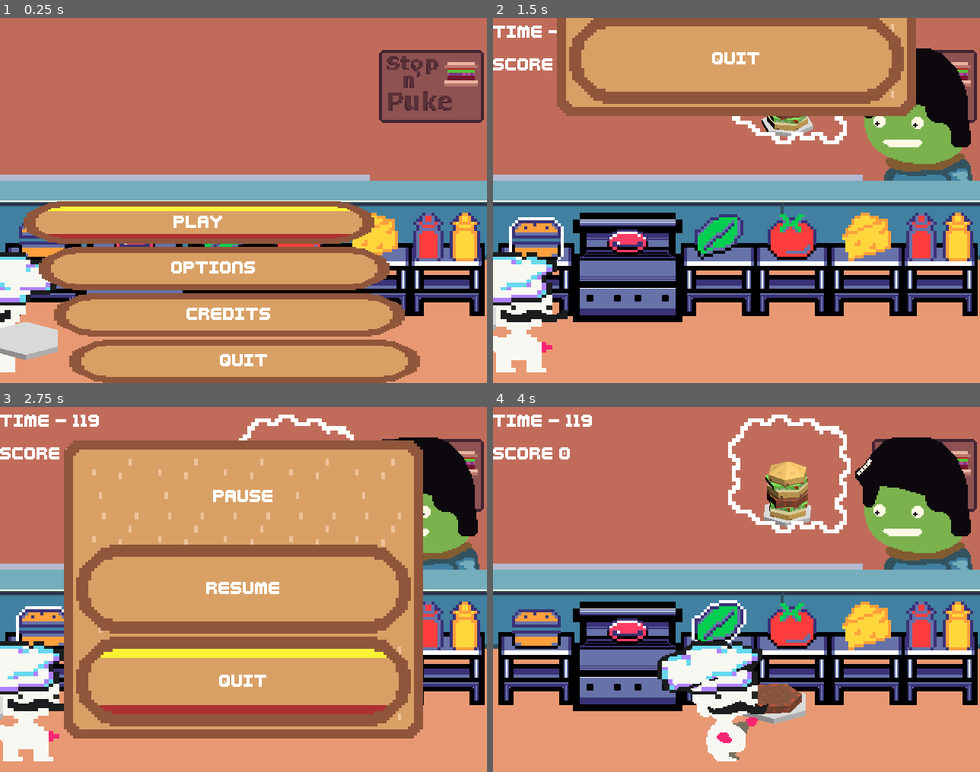
Above: before the commit, frames 1-4 (two rows, left to right).
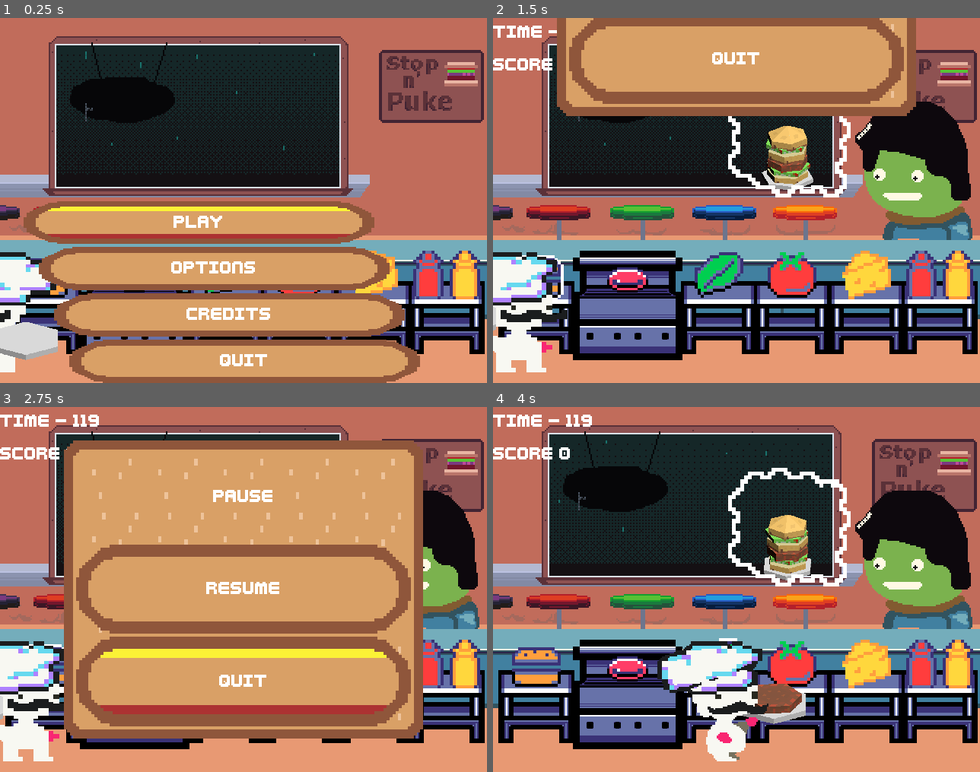
Above: after the commit, the same moments.

Repository: LettucePie/burgert
Game: Godot game, scene res://scenes/play.tscn
Same seed, same stepped clock (60 frames per second), same inputs: the game is played once before the commit and once after it.
Inputs:
- Up to frame 1 (0.25 s): no input
- Up to frame 2 (1.5 s): click "Play" at 0.5 s; tap Enter (menu) at 1.25 s; hold Right (right) from 1.28 s (still down); tap Z (confirm) at 1.35 s
- Up to frame 3 (2.75 s): release Right (right) at 2.03 s; hold Down (down) from 2.03 s (still down); tap C (special1) at 2.1 s
- Up to frame 4 (4 s): release Down (down) at 2.75 s; click "RESUME" at 2.75 s; hold Right (right) from 3.53 s (still down); tap Z (confirm) at 3.6 s

The runs differ from the first frame. In frame 1, 42% of the frame differs, in the area x 0-100%, y 5-93%; in frame 2, 57%; in frame 3, 17%; in frame 4, 70%, in the area x 0-100%, y 2-94%.

Commit message:
adjusting kitchen for new visual

Diff:
--- /dev/null
+++ b/assets/resources/sprites/kitchen_sign_spriteframes.tres
@@ -0,0 +1,137 @@
+[gd_resource type="SpriteFrames" load_steps=20 format=3 uid="uid://8n3ejah1lcnb"]
+
+[ext_resource type="Texture2D" uid="uid://c0a8tcwo7sn5b" path="res://assets/sprites/game/kitchen/Restaurant_2_neon_sign_spritesheet.png" id="2_ir5wq"]
+
+[sub_resource type="AtlasTexture" id="AtlasTexture_bkbme"]
+atlas = ExtResource("2_ir5wq")
+region = Rect2(0, 0, 320, 240)
+
+[sub_resource type="AtlasTexture" id="AtlasTexture_hv7nf"]
+atlas = ExtResource("2_ir5wq")
+region = Rect2(320, 0, 320, 240)
+
+[sub_resource type="AtlasTexture" id="AtlasTexture_q2c3d"]
+atlas = ExtResource("2_ir5wq")
+region = Rect2(640, 0, 320, 240)
+
+[sub_resource type="AtlasTexture" id="AtlasTexture_j34gm"]
+atlas = ExtResource("2_ir5wq")
+region = Rect2(960, 0, 320, 240)
+
+[sub_resource type="AtlasTexture" id="AtlasTexture_sap00"]
+atlas = ExtResource("2_ir5wq")
+region = Rect2(1280, 0, 320, 240)
+
+[sub_resource type="AtlasTexture" id="AtlasTexture_ubm0p"]
+atlas = ExtResource("2_ir5wq")
+region = Rect2(1600, 0, 320, 240)
+
+[sub_resource type="AtlasTexture" id="AtlasTexture_v7367"]
+atlas = ExtResource("2_ir5wq")
+region = Rect2(1920, 0, 320, 240)
+
+[sub_resource type="AtlasTexture" id="AtlasTexture_007qv"]
+atlas = ExtResource("2_ir5wq")
+region = Rect2(2240, 0, 320, 240)
+
+[sub_resource type="AtlasTexture" id="AtlasTexture_po3im"]
+atlas = ExtResource("2_ir5wq")
+region = Rect2(2560, 0, 320, 240)
+
+[sub_resource type="AtlasTexture" id="AtlasTexture_gyjbq"]
+atlas = ExtResource("2_ir5wq")
+region = Rect2(2880, 0, 320, 240)
+
+[sub_resource type="AtlasTexture" id="AtlasTexture_tp3vj"]
+atlas = ExtResource("2_ir5wq")
+region = Rect2(3200, 0, 320, 240)
+
+[sub_resource type="AtlasTexture" id="AtlasTexture_ixyy5"]
+atlas = ExtResource("2_ir5wq")
+region = Rect2(3520, 0, 320, 240)
+
+[sub_resource type="AtlasTexture" id="AtlasTexture_ykc4s"]
+atlas = ExtResource("2_ir5wq")
+region = Rect2(3840, 0, 320, 240)
+
+[sub_resource type="AtlasTexture" id="AtlasTexture_mqaww"]
+atlas = ExtResource("2_ir5wq")
+region = Rect2(4160, 0, 320, 240)
+
+[sub_resource type="AtlasTexture" id="AtlasTexture_7bhl8"]
+atlas = ExtResource("2_ir5wq")
+region = Rect2(4480, 0, 320, 240)
+
+[sub_resource type="AtlasTexture" id="AtlasTexture_jrcop"]
+atlas = ExtResource("2_ir5wq")
+region = Rect2(4800, 0, 320, 240)
+
+[sub_resource type="AtlasTexture" id="AtlasTexture_fp8r3"]
+atlas = ExtResource("2_ir5wq")
+region = Rect2(5120, 0, 320, 240)
+
+[sub_resource type="AtlasTexture" id="AtlasTexture_6fogi"]
+atlas = ExtResource("2_ir5wq")
+region = Rect2(5440, 0, 320, 240)
+
+[resource]
+animations = [{
+"frames": [{
+"duration": 1.0,
+"texture": SubResource("AtlasTexture_bkbme")
+}, {
+"duration": 1.0,
+"texture": SubResource("AtlasTexture_hv7nf")
+}, {
+"duration": 1.0,
+"texture": SubResource("AtlasTexture_q2c3d")
+}, {
+"duration": 1.0,
+"texture": SubResource("AtlasTexture_j34gm")
+}, {
+"duration": 1.0,
+"texture": SubResource("AtlasTexture_sap00")
+}, {
+"duration": 1.0,
+"texture": SubResource("AtlasTexture_ubm0p")
+}, {
+"duration": 1.0,
+"texture": SubResource("AtlasTexture_v7367")
+}, {
+"duration": 1.0,
+"texture": SubResource("AtlasTexture_007qv")
+}, {
+"duration": 1.0,
+"texture": SubResource("AtlasTexture_po3im")
+}, {
+"duration": 1.0,
+"texture": SubResource("AtlasTexture_gyjbq")
+}, {
+"duration": 1.0,
+"texture": SubResource("AtlasTexture_tp3vj")
+}, {
+"duration": 1.0,
+"texture": SubResource("AtlasTexture_ixyy5")
+}, {
+"duration": 1.0,
+"texture": SubResource("AtlasTexture_ykc4s")
+}, {
+"duration": 1.0,
+"texture": SubResource("AtlasTexture_mqaww")
+}, {
+"duration": 1.0,
+"texture": SubResource("AtlasTexture_7bhl8")
+}, {
+"duration": 1.0,
+"texture": SubResource("AtlasTexture_jrcop")
+}, {
+"duration": 1.0,
+"texture": SubResource("AtlasTexture_fp8r3")
+}, {
+"duration": 1.0,
+"texture": SubResource("AtlasTexture_6fogi")
+}],
+"loop": true,
+"name": &"sign",
+"speed": 3.0
+}]
--- /dev/null
+++ b/assets/resources/sprites/kitchen_window_spriteframes.tres
@@ -0,0 +1,137 @@
+[gd_resource type="SpriteFrames" load_steps=20 format=3 uid="uid://di6fbw0pgmqfi"]
+
+[ext_resource type="Texture2D" uid="uid://qx41pa3ddnjg" path="res://assets/sprites/game/kitchen/Restaurant_2_rainy_window_spritesheet.png" id="1_jjoql"]
+
+[sub_resource type="AtlasTexture" id="AtlasTexture_ar002"]
+atlas = ExtResource("1_jjoql")
+region = Rect2(0, 0, 320, 240)
+
+[sub_resource type="AtlasTexture" id="AtlasTexture_xb0l7"]
+atlas = ExtResource("1_jjoql")
+region = Rect2(320, 0, 320, 240)
+
+[sub_resource type="AtlasTexture" id="AtlasTexture_m6xl3"]
+atlas = ExtResource("1_jjoql")
+region = Rect2(640, 0, 320, 240)
+
+[sub_resource type="AtlasTexture" id="AtlasTexture_bubkj"]
+atlas = ExtResource("1_jjoql")
+region = Rect2(960, 0, 320, 240)
+
+[sub_resource type="AtlasTexture" id="AtlasTexture_rr6h2"]
+atlas = ExtResource("1_jjoql")
+region = Rect2(1280, 0, 320, 240)
+
+[sub_resource type="AtlasTexture" id="AtlasTexture_w6tkd"]
+atlas = ExtResource("1_jjoql")
+region = Rect2(1600, 0, 320, 240)
+
+[sub_resource type="AtlasTexture" id="AtlasTexture_7vpw8"]
+atlas = ExtResource("1_jjoql")
+region = Rect2(1920, 0, 320, 240)
+
+[sub_resource type="AtlasTexture" id="AtlasTexture_hvmbu"]
+atlas = ExtResource("1_jjoql")
+region = Rect2(2240, 0, 320, 240)
+
+[sub_resource type="AtlasTexture" id="AtlasTexture_w0bu2"]
+atlas = ExtResource("1_jjoql")
+region = Rect2(2560, 0, 320, 240)
+
+[sub_resource type="AtlasTexture" id="AtlasTexture_5g2s4"]
+atlas = ExtResource("1_jjoql")
+region = Rect2(2880, 0, 320, 240)
+
+[sub_resource type="AtlasTexture" id="AtlasTexture_k3e5f"]
+atlas = ExtResource("1_jjoql")
+region = Rect2(3200, 0, 320, 240)
+
+[sub_resource type="AtlasTexture" id="AtlasTexture_vq4ol"]
+atlas = ExtResource("1_jjoql")
+region = Rect2(3520, 0, 320, 240)
+
+[sub_resource type="AtlasTexture" id="AtlasTexture_p2rx8"]
+atlas = ExtResource("1_jjoql")
+region = Rect2(3840, 0, 320, 240)
+
+[sub_resource type="AtlasTexture" id="AtlasTexture_r0kj5"]
+atlas = ExtResource("1_jjoql")
+region = Rect2(4160, 0, 320, 240)
+
+[sub_resource type="AtlasTexture" id="AtlasTexture_vwd5s"]
+atlas = ExtResource("1_jjoql")
+region = Rect2(4480, 0, 320, 240)
+
+[sub_resource type="AtlasTexture" id="AtlasTexture_h4iop"]
+atlas = ExtResource("1_jjoql")
+region = Rect2(4800, 0, 320, 240)
+
+[sub_resource type="AtlasTexture" id="AtlasTexture_m6ib6"]
+atlas = ExtResource("1_jjoql")
+region = Rect2(5120, 0, 320, 240)
+
+[sub_resource type="AtlasTexture" id="AtlasTexture_lb7kj"]
+atlas = ExtResource("1_jjoql")
+region = Rect2(5440, 0, 320, 240)
+
+[resource]
+animations = [{
+"frames": [{
+"duration": 1.0,
+"texture": SubResource("AtlasTexture_ar002")
+}, {
+"duration": 1.0,
+"texture": SubResource("AtlasTexture_xb0l7")
+}, {
+"duration": 1.0,
+"texture": SubResource("AtlasTexture_m6xl3")
+}, {
+"duration": 1.0,
+"texture": SubResource("AtlasTexture_bubkj")
+}, {
+"duration": 1.0,
+"texture": SubResource("AtlasTexture_rr6h2")
+}, {
+"duration": 1.0,
+"texture": SubResource("AtlasTexture_w6tkd")
+}, {
+"duration": 1.0,
+"texture": SubResource("AtlasTexture_7vpw8")
+}, {
+"duration": 1.0,
+"texture": SubResource("AtlasTexture_hvmbu")
+}, {
+"duration": 1.0,
+"texture": SubResource("AtlasTexture_w0bu2")
+}, {
+"duration": 1.0,
+"texture": SubResource("AtlasTexture_5g2s4")
+}, {
+"duration": 1.0,
+"texture": SubResource("AtlasTexture_k3e5f")
+}, {
+"duration": 1.0,
+"texture": SubResource("AtlasTexture_vq4ol")
+}, {
+"duration": 1.0,
+"texture": SubResource("AtlasTexture_p2rx8")
+}, {
+"duration": 1.0,
+"texture": SubResource("AtlasTexture_r0kj5")
+}, {
+"duration": 1.0,
+"texture": SubResource("AtlasTexture_vwd5s")
+}, {
+"duration": 1.0,
+"texture": SubResource("AtlasTexture_h4iop")
+}, {
+"duration": 1.0,
+"texture": SubResource("AtlasTexture_m6ib6")
+}, {
+"duration": 1.0,
+"texture": SubResource("AtlasTexture_lb7kj")
+}],
+"loop": true,
+"name": &"rainy",
+"speed": 8.0
+}]
--- a/scenes/game/chef.tscn
+++ b/scenes/game/chef.tscn
@@ -600,7 +600,7 @@
 radius = 46.5296
 
 [sub_resource type="ViewportTexture" id="ViewportTexture_sys53"]
-viewport_path = NodePath("burger_portal")
+viewport_path = NodePath(".")
 script = ExtResource("3_fq8hn")
 viewport_path_again = NodePath("../burger_portal")
 
@@ -639,10 +639,10 @@
 [node name="burger_portal" parent="." instance=ExtResource("3_3owfg")]
 
 [node name="right_pos" type="Marker2D" parent="."]
-position = Vector2(92, 16)
+position = Vector2(96, 16)
 
 [node name="left_pos" type="Marker2D" parent="."]
-position = Vector2(-92, 16)
+position = Vector2(-96, 16)
 
 [connection signal="area_entered" from="Area2D" to="." method="_on_area_2d_area_entered"]
 [connection signal="area_exited" from="Area2D" to="." method="_on_area_2d_area_exited"]
--- a/scenes/game/kitchen_a.tscn
+++ b/scenes/game/kitchen_a.tscn
@@ -12,6 +12,8 @@
 [ext_resource type="Texture2D" uid="uid://bxdxvy6nj7cam" path="res://assets/resources/sprites/stove.tres" id="5_0qxmp"]
 [ext_resource type="Texture2D" uid="uid://q1ab3x30ngjg" path="res://assets/resources/sprites/ingredients/bun.tres" id="5_er5ok"]
 [ext_resource type="Texture2D" uid="uid://dephh5h80edxg" path="res://assets/sprites/game/customers/customers__1.png" id="5_jd2jh"]
+[ext_resource type="SpriteFrames" uid="uid://di6fbw0pgmqfi" path="res://assets/resources/sprites/kitchen_window_spriteframes.tres" id="5_t0tu0"]
+[ext_resource type="SpriteFrames" uid="uid://8n3ejah1lcnb" path="res://assets/resources/sprites/kitchen_sign_spriteframes.tres" id="6_8hix3"]
 [ext_resource type="Script" path="res://classes/ViewportTextureSmart.gd" id="6_b3mif"]
 [ext_resource type="Texture2D" uid="uid://glehc4nentpm" path="res://assets/resources/sprites/ingredients/bun_highlight.tres" id="6_xprxa"]
 [ext_resource type="Texture2D" uid="uid://d3vxhubsue53l" path="res://assets/sprites/ui/order-thought-cloud1.png" id="7_nq4e3"]
@@ -55,17 +57,17 @@
 [ext_resource type="Texture2D" uid="uid://crpsas8wed3g8" path="res://assets/sprites/game/kitchen/counter.png" id="36_gcjf7"]
 
 [sub_resource type="ViewportTexture" id="ViewportTexture_gp2sq"]
-viewport_path = NodePath("burger_portal")
+viewport_path = NodePath(".")
 script = ExtResource("6_b3mif")
 viewport_path_again = NodePath("../../../burger_portal")
 
 [sub_resource type="ViewportTexture" id="ViewportTexture_2j35s"]
-viewport_path = NodePath("burger_portal")
+viewport_path = NodePath(".")
 script = ExtResource("6_b3mif")
 viewport_path_again = NodePath("../../../burger_portal")
 
 [sub_resource type="ViewportTexture" id="ViewportTexture_m8mrc"]
-viewport_path = NodePath("burger_portal")
+viewport_path = NodePath(".")
 script = ExtResource("6_b3mif")
 viewport_path_again = NodePath("../../../burger_portal")
 
@@ -100,10 +102,24 @@
 sprite_frames = ExtResource("4_4wkpx")
 animation = &"splat"
 
+[node name="window_anim" type="AnimatedSprite2D" parent="."]
+position = Vector2(320, 240)
+scale = Vector2(2, 2)
+sprite_frames = ExtResource("5_t0tu0")
+animation = &"rainy"
+autoplay = "rainy"
+
+[node name="sign_anim" type="AnimatedSprite2D" parent="."]
+position = Vector2(320, 240)
+scale = Vector2(2, 2)
+sprite_frames = ExtResource("6_8hix3")
+animation = &"sign"
+autoplay = "sign"
+
 [node name="customers" type="Node2D" parent="."]
 
 [node name="Tommy" type="Node2D" parent="customers" node_paths=PackedStringArray("burger_portal_sprite", "sound_player", "left_area", "right_area")]
-visible = false
+position = Vector2(0, 70)
 script = ExtResource("3_488ky")
 customer_name = "Tommy"
 orders = Array[PackedStringArray]([PackedStringArray("Bun", "Lettuce", "Bun Top"), PackedStringArray("Bun", "Meat", "Lettuce", "Lettuce", "Bun Top"), PackedStringArray("Bun", "Lettuce", "Meat", "Bun", "Lettuce", "Bun Top")])
@@ -138,7 +154,7 @@
 position = Vector2(632, 114)
 
 [node name="Teddy" type="Node2D" parent="customers" node_paths=PackedStringArray("burger_portal_sprite", "sound_player", "left_area", "right_area")]
-visible = false
+position = Vector2(0, 70)
 script = ExtResource("3_488ky")
 customer_name = "Teddy"
 orders = Array[PackedStringArray]([PackedStringArray("Bun", "Cheese", "Tomato", "Bun Top"), PackedStringArray("Bun", "Cheese", "Cheese", "Bun Top"), PackedStringArray("Bun", "Tomato", "Cheese", "Tomato", "Cheese", "Cheese", "Bun Top")])
@@ -173,7 +189,7 @@
 position = Vector2(540, 28)
 
 [node name="Ted" type="Node2D" parent="customers" node_paths=PackedStringArray("burger_portal_sprite", "sound_player", "left_area", "right_area")]
-visible = false
+position = Vector2(0, 70)
 script = ExtResource("3_488ky")
 customer_name = "Ted"
 orders = Array[PackedStringArray]([PackedStringArray("Bun", "Meat", "Bun Top"), PackedStringArray("Bun", "Meat", "Cheese", "Meat", "Bun Top"), PackedStringArray("Bun", "Meat", "Bun", "Meat", "Bun", "Meat", "Bun Top")])
@@ -209,7 +225,7 @@
 position = Vector2(176, 60)
 
 [node name="Al" type="Node2D" parent="customers" node_paths=PackedStringArray("burger_portal_sprite", "sound_player", "left_area", "right_area")]
-visible = false
+position = Vector2(0, 70)
 script = ExtResource("3_488ky")
 customer_name = "Al"
 orders = Array[PackedStringArray]([PackedStringArray("Bun", "Meat", "Bun Top"), PackedStringArray("Bun", "Meat", "Ketchup", "Bun Top"), PackedStringArray("Bun", "Meat", "Mustard", "Bun Top")])
@@ -245,7 +261,7 @@
 position = Vector2(412, 160)
 
 [node name="Emo" type="Node2D" parent="customers" node_paths=PackedStringArray("burger_portal_sprite", "sound_player", "left_area", "right_area")]
-visible = false
+position = Vector2(0, 70)
 script = ExtResource("3_488ky")
 customer_name = "Emo"
 orders = Array[PackedStringArray]([PackedStringArray("Lettuce", "Lettuce", "Tomato", "Lettuce", "Bun Top"), PackedStringArray("Lettuce", "Cheese", "Ketchup", "Bun", "Lettuce"), PackedStringArray("Tomato", "Ketchup", "Tomato", "Ketchup", "Tomato")])
@@ -280,7 +296,7 @@
 position = Vector2(488, 124)
 
 [node name="Karen" type="Node2D" parent="customers" node_paths=PackedStringArray("burger_portal_sprite", "sound_player", "left_area", "right_area")]
-visible = false
+position = Vector2(0, 70)
 script = ExtResource("3_488ky")
 customer_name = "Karen"
 orders = Array[PackedStringArray]([PackedStringArray("Bun", "Meat", "Cheese", "Tomato", "Bun Top"), PackedStringArray("Bun", "Meat", "Cheese", "Ketchup", "Mustard", "Bun Top"), PackedStringArray("Bun", "Meat", "Cheese", "Lettuce", "Tomato", "Ketchup", "Mustard", "Bun Top")])
@@ -315,7 +331,7 @@
 position = Vector2(512, 140)
 
 [node name="Patient" type="Node2D" parent="customers" node_paths=PackedStringArray("burger_portal_sprite", "sound_player", "left_area", "right_area")]
-visible = false
+position = Vector2(0, 70)
 script = ExtResource("3_488ky")
 customer_name = "Patient"
 orders = Array[PackedStringArray]([PackedStringArray("Cheese", "Cheese", "Cheese", "Cheese", "Lettuce"), PackedStringArray("Bun", "Cheese", "Bun Top"), PackedStringArray("Bun", "Cheese", "Meat", "Cheese", "Lettuce", "Cheese", "Tomato", "Cheese", "Bun Top")])
@@ -351,7 +367,7 @@
 position = Vector2(468, 172)
 
 [node name="Mustard" type="Node2D" parent="customers" node_paths=PackedStringArray("burger_portal_sprite", "sound_player", "left_area", "right_area")]
-visible = false
+position = Vector2(0, 70)
 script = ExtResource("3_488ky")
 customer_name = "Mustard"
 orders = Array[PackedStringArray]([PackedStringArray("Bun", "Mustard", "Mustard", "Mustard", "Mustard"), PackedStringArray("Mustard", "Mustard", "Mustard"), PackedStringArray("Bun", "Mustard", "Meat", "Mustard", "Mustard", "Mustard", "Mustard", "Bun", "Mustard")])
@@ -387,7 +403,7 @@
 position = Vector2(636, 104)
 
 [node name="Dancer" type="Node2D" parent="customers" node_paths=PackedStringArray("burger_portal_sprite", "sound_player", "left_area", "right_area")]
-visible = false
+position = Vector2(0, 70)
 script = ExtResource("3_488ky")
 customer_name = "Dancer"
 orders = Array[PackedStringArray]([PackedStringArray("Bun", "Meat", "Bun Top"), PackedStringArray("Bun", "Meat", "Bun", "Meat", "Bun Top"), PackedStringArray("Lettuce")])
@@ -423,7 +439,7 @@
 position = Vector2(176, 116)
 
 [node name="Punk" type="Node2D" parent="customers" node_paths=PackedStringArray("burger_portal_sprite", "sound_player", "left_area", "right_area")]
-visible = false
+position = Vector2(0, 70)
 script = ExtResource("3_488ky")
 customer_name = "Punk"
 orders = Array[PackedStringArray]([PackedStringArray("Bun", "Cheese", "Cheese", "Ketchup", "Ketchup", "Bun Top"), Packe …(185 unchanged characters)…
@@ -459,7 +475,7 @@
 position = Vector2(576, 108)
 
 [node name="Toad" type="Node2D" parent="customers" node_paths=PackedStringArray("burger_portal_sprite", "sound_player", "left_area", "right_area")]
-visible = false
+position = Vector2(0, 70)
 script = ExtResource("3_488ky")
 customer_name = "Toad"
 orders = Array[PackedStringArray]([PackedStringArray("Bun", "Bun Top"), PackedStringArray("Meat", "Meat"), PackedStringArray("Cheese", "Cheese"), PackedStringArray("Ketchup", "Mustard"), PackedStringArray("Lettuce", "Tomato")])
@@ -498,7 +514,7 @@
 position = Vector2(316, 116)
 
 [node name="Persistant" type="Node2D" parent="customers" node_paths=PackedStringArray("burger_portal_sprite", "sound_player", "left_area", "right_area")]
-visible = false
+position = Vector2(0, 70)
 script = ExtResource("3_488ky")
 customer_name = "Persistant"
 orders = Array[PackedStringArray]([PackedStringArray("Bun", "Meat", "Bun Top")])
@@ -534,7 +550,7 @@
 position = Vector2(420, 100)
 
 [node name="Anxiety" type="Node2D" parent="customers" node_paths=PackedStringArray("burger_portal_sprite", "sound_player", "left_area", "right_area")]
-visible = false
+position = Vector2(0, 70)
 script = ExtResource("3_488ky")
 customer_name = "Anxiety"
 orders = Array[PackedStringArray]([PackedStringArray("Bun", "Bun Top")])
@@ -583,7 +599,7 @@
 texture = ExtResource("2_to378")
 
 [node name="counter" type="Sprite2D" parent="background_1"]
-position = Vector2(320, 86)
+position = Vector2(320, 164)
 scale = Vector2(2, 2)
 texture = ExtResource("36_gcjf7")
 
@@ -596,7 +612,7 @@
 [node name="background_2" type="Node2D" parent="."]
 
 [node name="workstation_bun" type="Area2D" parent="background_2" node_paths=PackedStringArray("highlight") groups=["Workstation"]]
-position = Vector2(57, 344)
+position = Vector2(57, 394)
 scale = Vector2(2, 2)
 script = ExtResource("3_ualts")
 ingredient = "Bun"
@@ -618,7 +634,7 @@
 texture = ExtResource("6_xprxa")
 
 [node name="workstation_meat" type="Area2D" parent="background_2" node_paths=PackedStringArray("highlight") groups=["Workstation"]]
-position = Vector2(177, 328)
+position = Vector2(177, 378)
 scale = Vector2(2, 2)
 script = ExtResource("3_ualts")
 ingredient = "Meat"
@@ -641,7 +657,7 @@
 texture = ExtResource("9_lqetf")
 
 [node name="workstation_lettuce" type="Area2D" parent="background_2" node_paths=PackedStringArray("highlight") groups=["Workstation"]]
-position = Vector2(297, 344)
+position = Vector2(297, 394)
 scale = Vector2(2, 2)
 script = ExtResource("3_ualts")
 highlight = NodePath("sprite/ingredient_sprite/highlight")
@@ -662,7 +678,7 @@
 texture = ExtResource("11_r8857")
 
 [node name="workstation_tomato" type="Area2D" parent="background_2" node_paths=PackedStringArray("highlight") groups=["Workstation"]]
-position = Vector2(393, 344)
+position = Vector2(393, 394)
 scale = Vector2(2, 2)
 script = ExtResource("3_ualts")
 ingredient = "Tomato"
@@ -684,7 +700,7 @@
 texture = ExtResource("13_x2inu")
 
 [node name="workstation_cheese" type="Area2D" parent="background_2" node_paths=PackedStringArray("highlight") groups=["Workstation"]]
-position = Vector2(491, 344)
+position = Vector2(491, 394)
 scale = Vector2(2, 2)
 script = ExtResource("3_ualts")
 ingredient = "Cheese"
@@ -706,7 +722,7 @@
 texture = ExtResource("15_bm1ut")
 
 [node name="workstation_ketchup" type="Area2D" parent="background_2" node_paths=PackedStringArray("highlight") groups=["Workstation"]]
-position = Vector2(563, 344)
+position = Vector2(563, 394)
 scale = Vector2(2, 2)
 script = ExtResource("3_ualts")
 ingredient = "Ketchup"
@@ -729,7 +745,7 @@
 texture = ExtResource("17_8eli0")
 
 [node name="workstation_mustard" type="Area2D" parent="background_2" node_paths=PackedStringArray("highlight") groups=["Workstation"]]
-position = Vector2(611, 344)
+position = Vector2(611, 394)
 scale = Vector2(2, 2)
 script = ExtResource("3_ualts")
 ingredient = "Mustard"
Not shown: 1 places in scenes/game/kitchen_a.tscn that only renumber resources
